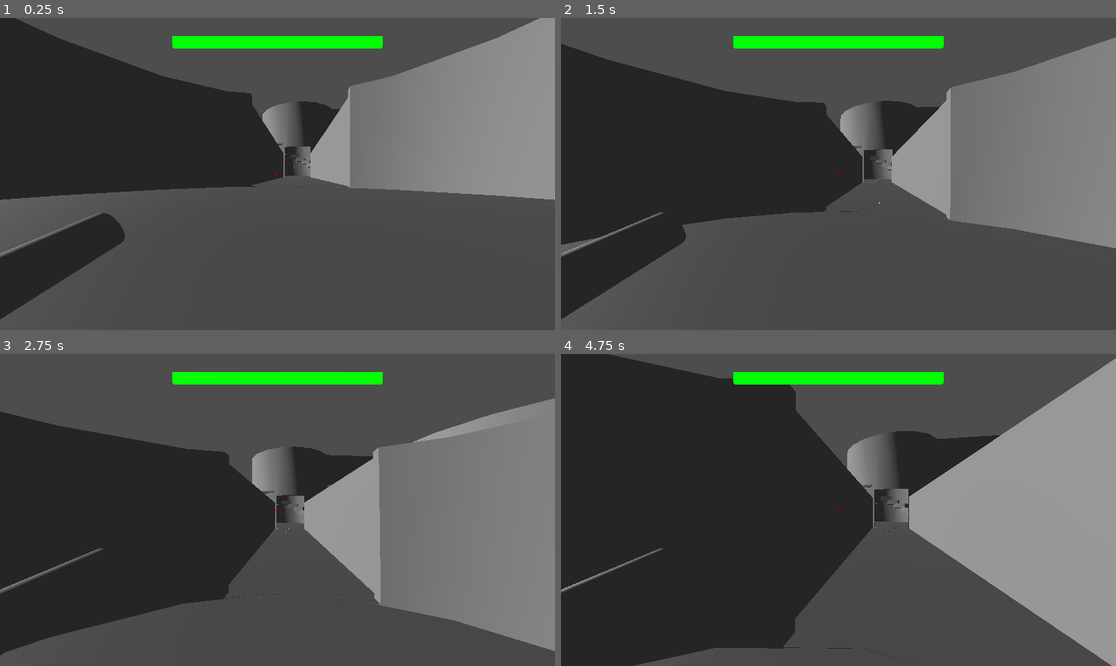
Above: before the commit, frames 1-4 (two rows, left to right).
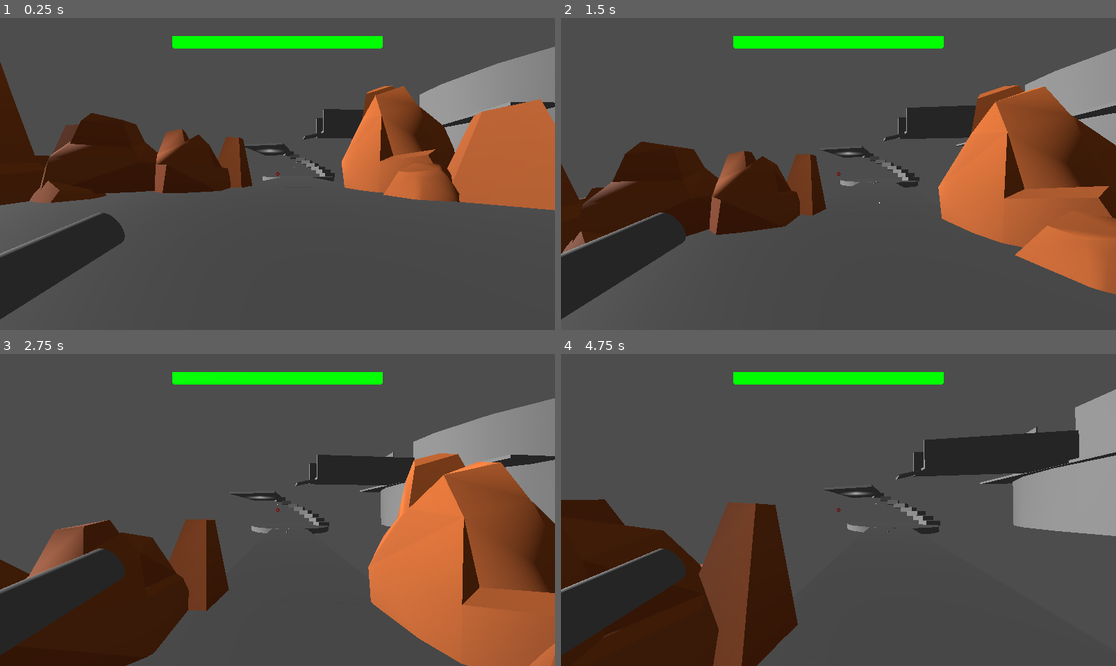
Above: after the commit, the same moments.

Repository: dylatrong/The-Emerald-Post-Game
Game: Godot game, scene res://The Emerald Post LVL 1.tscn
The game is run twice, just before and just after one commit, with the same random seed, the same clock (stepped at 60 frames per second) and the same inputs. Sound files missing from this copy of the repository are replaced by a short silence.
Inputs (mouse positions are in pixels of both pictures, inside the frame that each line leads up to):
- Up to frame 1 (0.25 s): no input
- Up to frame 2 (1.5 s): move the mouse to (866, 174) at 0.52 s; press the mouse at (866, 174) at 0.53 s; hold W (move_forward) from 0.53 s (still down); tap Space (jump) at 0.77 s; move the mouse to (810, 174) at 1.27 s; release the mouse at (810, 174) at 1.28 s; tap Shift (sprint) at 1.35 s
- Up to frame 3 (2.75 s): keep holding W (move_forward); tap Space (jump) at 1.52 s; move the mouse to (288, 503) at 2.02 s; press the mouse at (288, 503) at 2.03 s
- Up to frame 4 (4.75 s): keep holding W (move_forward); move the mouse to (832, 516) at 2.77 s; release the mouse at (832, 516) at 2.78 s; tap Shift (sprint) at 2.85, 4.35 s; tap Space (jump) at 3.02, 3.77, 4.52 s; move the mouse to (877, 513) at 3.52 s; press the mouse at (877, 513) at 3.53 s; move the mouse to (794, 506) at 4.27 s; release the mouse at (794, 506) at 4.28 s

The runs differ from the first frame. In frame 1, 37% of the frame differs, in the area x 0-100%, y 0-62%; in frame 2, 45%; in frame 3, 52%; in frame 4, 59%, in the area x 0-100%, y 0-100%.

Commit message:
Began altering level geometry to allow integration of final game assets

Diff:
--- a/The Emerald Post LVL 1.tscn
+++ b/The Emerald Post LVL 1.tscn
@@ -1,10 +1,12 @@
-[gd_scene load_steps=7 format=3 uid="uid://cvb4etdhl1pag"]
+[gd_scene load_steps=9 format=3 uid="uid://cvb4etdhl1pag"]
 
 [ext_resource type="PackedScene" uid="uid://dcnwunysw53d0" path="res://Player.tscn" id="1"]
 [ext_resource type="Script" uid="uid://cr5xial035nco" path="res://Scripts/the_emerald_post_lvl_1.gd" id="1_b4cpa"]
 [ext_resource type="PackedScene" uid="uid://d2d15t45dqwp0" path="res://Enemy.tscn" id="2_ksd6g"]
 [ext_resource type="PackedScene" uid="uid://sc7wi5w05tub" path="res://Ninja.tscn" id="3_b4cpa"]
 [ext_resource type="PackedScene" uid="uid://hctuc043yu3p" path="res://LaserBolt.tscn" id="4_1el07"]
+[ext_resource type="PackedScene" uid="uid://cibsmqiveoak8" path="res://Assets/KayKit_Space_Base_Bits_1.0_FREE/Assets/fbx/rocks_A.fbx" id="6_ksd6g"]
+[ext_resource type="PackedScene" uid="uid://b8s2rx7f457p7" path="res://Assets/KayKit_Space_Base_Bits_1.0_FREE/Assets/fbx/rocks_B.fbx" id="7_1el07"]
 
 [sub_resource type="Environment" id="Environment_ul3nr"]
 
@@ -38,6 +40,36 @@
 collision_layer = 3
 collision_mask = 3
 
+[node name="rocks_A" parent="WorldEnvironment/CSGCombiner3D" instance=ExtResource("6_ksd6g")]
+transform = Transform3D(16.358, -2.43582, -3.79008, 0.919998, 43.3101, -0.213159, 3.79607, -8.11641e-08, 16.3839, 50.6917, 1.85197, 3.33018)
+
+[node name="rocks_A3" parent="WorldEnvironment/CSGCombiner3D" instance=ExtResource("6_ksd6g")]
+transform = Transform3D(16.219, -2.41512, -3.75788, 0.91218, 42.9421, -0.211348, 3.76382, -8.04745e-08, 16.2447, 22.6999, 1.85197, 44.2937)
+
+[node name="rocks_A2" parent="WorldEnvironment/CSGCombiner3D" instance=ExtResource("6_ksd6g")]
+transform = Transform3D(-4.66477, 1.18321, 16.0027, 0.91218, 42.9421, -0.211348, -15.9832, 2.10543, -4.6825, 36.6438, 1.85197, 30.711)
+
+[node name="rocks_B" parent="WorldEnvironment/CSGCombiner3D" instance=ExtResource("7_1el07")]
+transform = Transform3D(14.7281, -8.3472, 0, 5.81908, 21.1268, 0, 0, 0, 15.091, 48.5732, 3.26766, -18.2332)
+
+[node name="rocks_B2" parent="WorldEnvironment/CSGCombiner3D" instance=ExtResource("7_1el07")]
+transform = Transform3D(14.7281, -8.3472, 0, 5.81908, 21.1268, 0, 0, 0, 15.091, 42.9537, -1.20723, 20.5744)
+
+[node name="rocks_A4" parent="WorldEnvironment/CSGCombiner3D" instance=ExtResource("6_ksd6g")]
+transform = Transform3D(-23.2546, 2.27475, 6.50226, 1.43074, 41.6852, -0.181364, -11.8841, 0.567329, -12.7454, -45.0502, 0.150371, 20.5411)
+
+[node name="rocks_A5" parent="WorldEnvironment/CSGCombiner3D" instance=ExtResource("6_ksd6g")]
+transform = Transform3D(-15.0931, 1.9021, -7.05051, 0.91218, 42.9421, -0.211348, 7.03004, -1.48823, -15.1096, -48.2466, 0.150371, -28.9698)
+
+[node name="rocks_A6" parent="WorldEnvironment/CSGCombiner3D" instance=ExtResource("6_ksd6g")]
+transform = Transform3D(16.1443, -2.66139, -11.6017, 1.089, 51.2662, -0.252317, 11.5965, -1.10919, 16.1752, -47.6727, 0.150371, -8.76965)
+
+[node name="rocks_B3" parent="WorldEnvironment/CSGCombiner3D" instance=ExtResource("7_1el07")]
+transform = Transform3D(-11.5996, 6.5741, -9.29925, 5.81908, 21.1268, -1.60036e-07, 9.07563, -5.14364, -11.8854, -30.0941, 1.56607, 36.2186)
+
+[node name="rocks_B4" parent="WorldEnvironment/CSGCombiner3D" instance=ExtResource("7_1el07")]
+transform = Transform3D(-11.5996, 6.5741, -9.29925, 5.81908, 21.1268, -1.60036e-07, 9.07563, -5.14364, -11.8854, -49.582, -2.90883, 2.1916)
+
 [node name="Chamber 1" type="CSGCylinder3D" parent="WorldEnvironment/CSGCombiner3D"]
 transform = Transform3D(1, 0, 0, 0, 1, 0, 0, 0, 1, 0, 14.6165, 0)
 radius = 50.0
@@ -45,10 +77,10 @@
 sides = 20
 
 [node name="CSGCylinder3D" type="CSGCylinder3D" parent="WorldEnvironment/CSGCombiner3D/Chamber 1"]
-transform = Transform3D(1, 0, 0, 0, 1, 0, 0, 0, 1, 0, 1.0386, 0)
-operation = 2
-radius = 48.0
-height = 28.0
+transform = Transform3D(1, 0, 0, 0, 1, 0, 0, 0, 1, 0, 5.16018, 0)
+operation = 2
+radius = 56.8242
+height = 36.2432
 sides = 20
 
 [node name="CSGBox3" type="CSGBox3D" parent="WorldEnvironment/CSGCombiner3D/Chamber 1"]
@@ -57,8 +89,8 @@
 size = Vector3(28.3546, 31.7384, 10.6959)
 
 [node name="CSGBox3D" type="CSGBox3D" parent="WorldEnvironment/CSGCombiner3D/Chamber 1"]
-transform = Transform3D(1, 0, 0, 0, 1, 0, 0, 0, 1, 0, 8.388, -43.4611)
-size = Vector3(82.5443, 47.0947, 33.287)
+transform = Transform3D(1, 0, 0, 0, 1, 0, 0, 0, 1, 26.4616, 10.4315, -43.4611)
+size = Vector3(295.118, 51.1816, 33.287)
 
 [node name="CSGBox2" type="CSGBox3D" parent="WorldEnvironment/CSGCombiner3D/Chamber 1"]
 transform = Transform3D(1, 0, 0, 0, 1, 0, 0, 0, 1, 0, -0.0574417, -27.347)
@@ -69,9 +101,9 @@
 size = Vector3(36.2253, 30, 134.272)
 
 [node name="CSGBox3D" type="CSGBox3D" parent="WorldEnvironment/CSGCombiner3D/Walkway 1"]
-transform = Transform3D(1, 0, -5.22137e-05, 0, 1, 0, 5.22137e-05, 0, 1, -0.374602, 2.64338, -4.05453)
-operation = 2
-size = Vector3(30.6507, 29.8406, 185.153)
+transform = Transform3D(1, 0, -5.22137e-05, 0, 1, 0, 5.22137e-05, 0, 1, -1.98011, 2.64338, -4.05463)
+operation = 2
+size = Vector3(46.9786, 29.8406, 185.153)
 
 [node name="Chamber 2" type="CSGCylinder3D" parent="WorldEnvironment/CSGCombiner3D"]
 transform = Transform3D(1, 0, 0, 0, 1, 0, 0, 0, 1, -28.0661, 41.4964, 223.014)
@@ -88,7 +120,7 @@
 [node name="CSGCylinder3D" type="CSGCylinder3D" parent="WorldEnvironment/CSGCombiner3D/Chamber 2"]
 transform = Transform3D(1, 0, 0, 0, 1, 0, 0, 0, 1, 0, 6.81182, 0)
 operation = 2
-radius = 48.0
+radius = 55.3335
 height = 92.7684
 sides = 20
 
